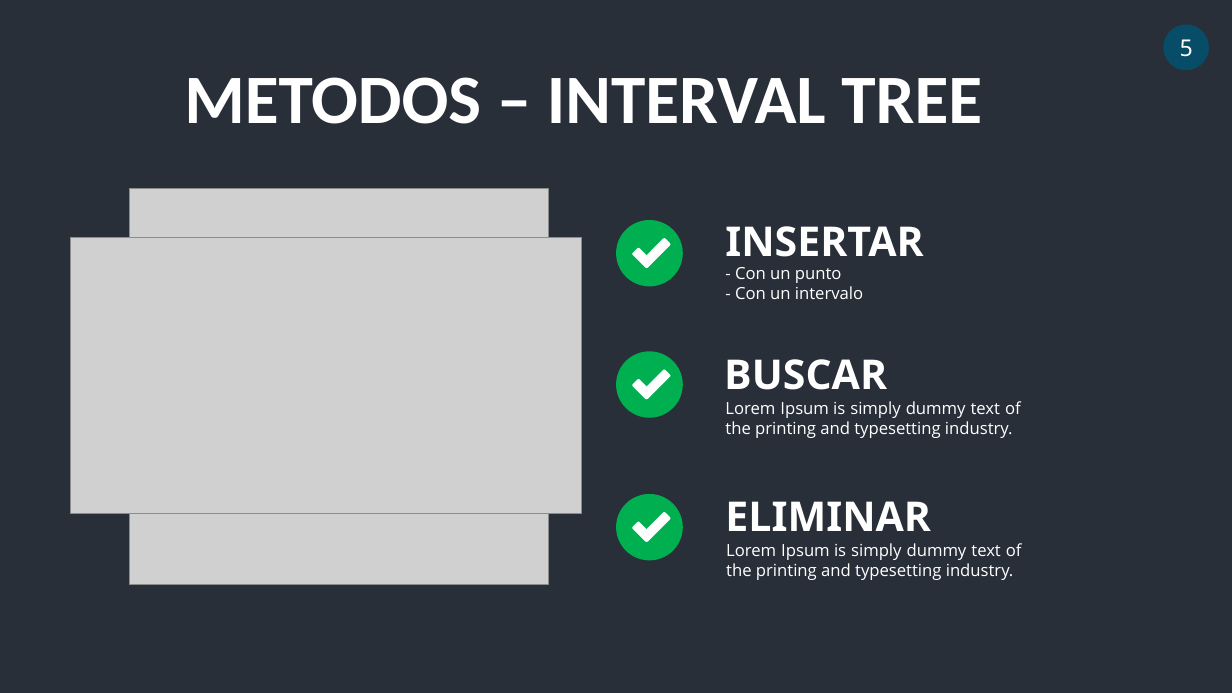
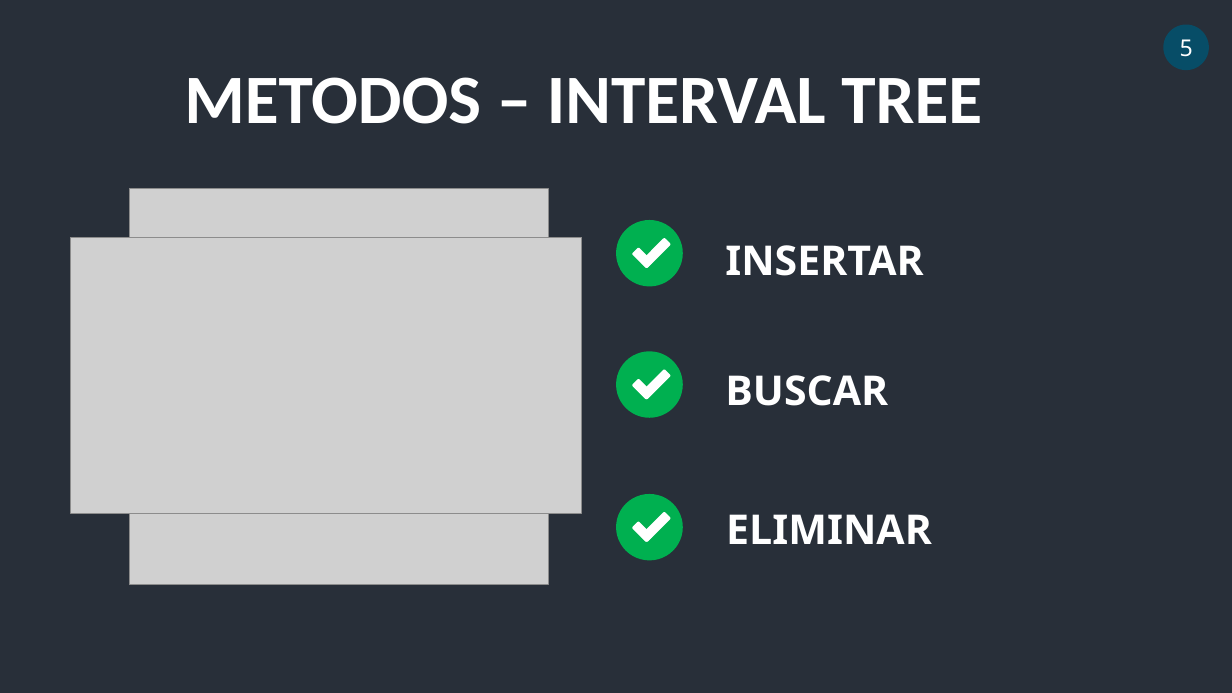
Before and after one commit to ElvisMinayaM/INTERVAL-TREE, a slide deck: slide 5 of INTERVAL TREE.pptx. Drawn at 1232x693 pixels with LibreOffice and Linux fonts; fonts in the diff are those of the drawing; grey boxes stand for pictures. Boxes give left, top, right and bottom in pixels: in the first picture for what was removed or moved away, otherwise in the second. Text is boxed around its words. In the diff, an @@ line names an element or a change of style, - is before the commit and + after.

Commit message:
INTERVAL TREE

```diff
--- a/INTERVAL TREE.pptx
+++ b/INTERVAL TREE.pptx
@@ text "INSERTAR": place and size @@
-text "INSERTAR" at box(725, 226, 923, 257)
+text "INSERTAR" at box(725, 245, 923, 276)
@@ text removed at box(735, 267, 863, 299) @@
-- Con un punto
-- Con un intervalo
@@ text "BUSCAR": place and size @@
-text "BUSCAR" at box(724, 359, 887, 390)
+text "BUSCAR" at box(725, 375, 888, 406)
@@ text removed at box(725, 401, 1021, 438) @@
-Lorem Ipsum is simply dummy text of the printing and typesetting industry.
@@ text "ELIMINAR": place and size @@
-text "ELIMINAR" at box(725, 501, 931, 531)
+text "ELIMINAR" at box(726, 514, 932, 544)
@@ text removed at box(726, 543, 1022, 580) @@
-Lorem Ipsum is simply dummy text of the printing and typesetting industry.
```
